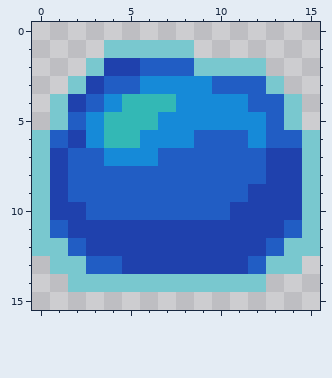
File history of a pixel-art file, Assets/Art/Items/pebble.aseprite. Above is the file before it was changed.
16x16 pixels, 1 frame.
Once edited:
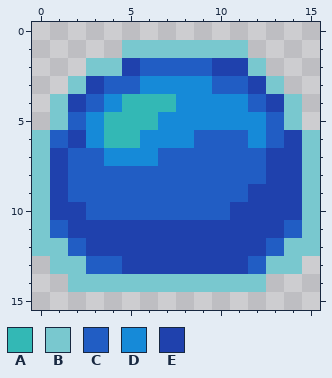
Palette (. is transparent): A #33b8b5  B #79c8cf  C #215dc4  D #168ad8  E #1f41ad
Edits made:
y 1: x 4 B -> .; x 9..11 ... -> BBB
y 2: x 4 E -> B; x 9..11 BBB -> CEE
y 3: x 12 C -> E
y 4: x 13 C -> E
y 6: x 14 C -> E
